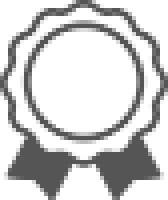
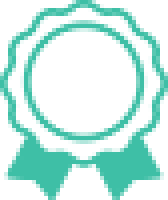
Revision of a layered 168px x 200px image; what changed, layer by layer:
pixels changed over [0,0,168,200] (layer not identified)
